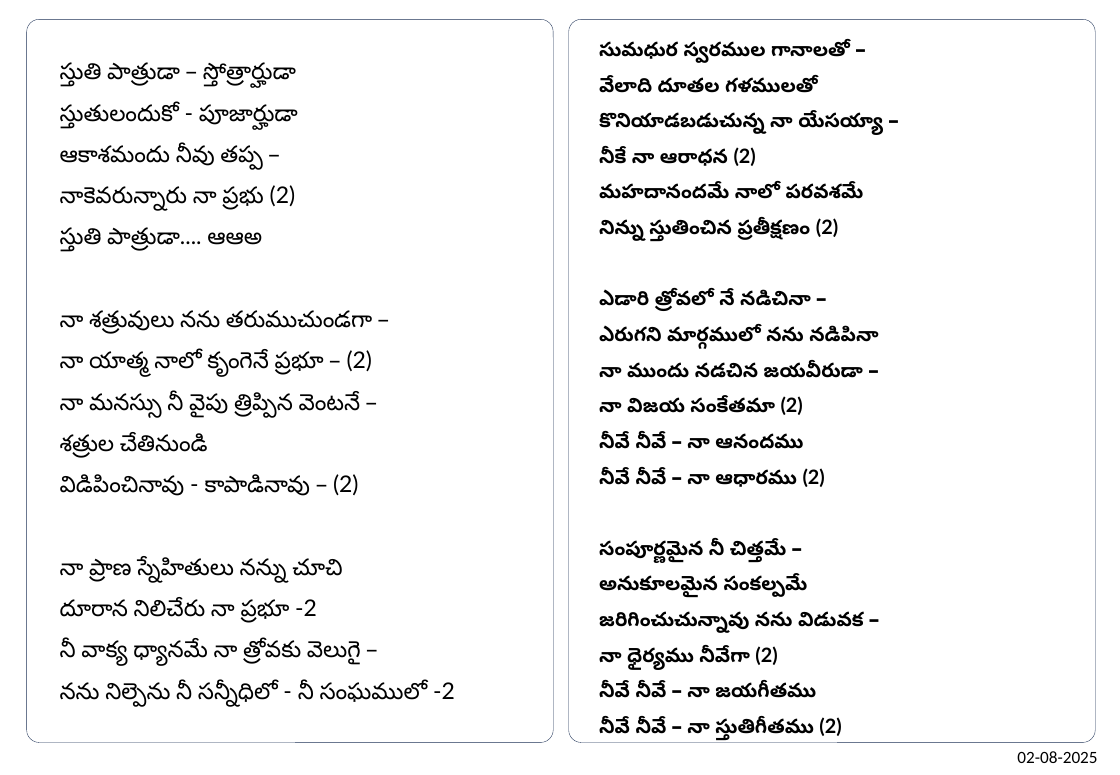
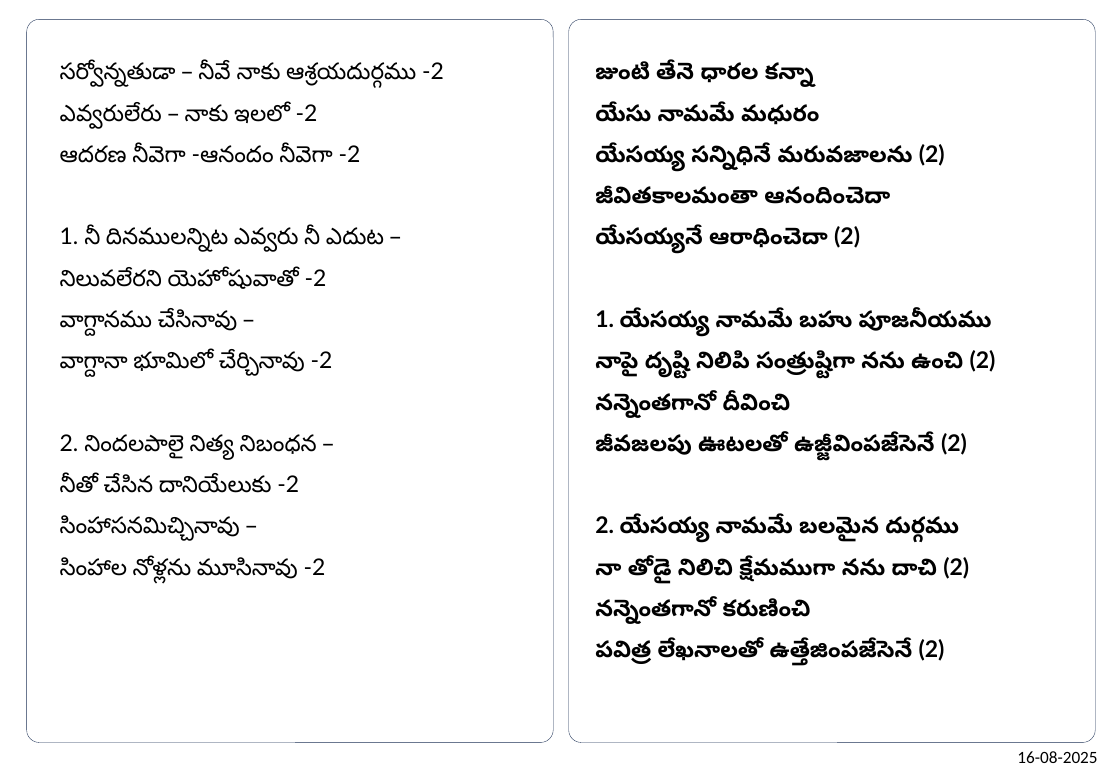
Before and after one commit to venu-webdev/songsDb, a slide deck: slide 2 of songsTemplate.pptx. Drawn at 1120x775 pixels with LibreOffice and Linux fonts; fonts in the diff are those of the drawing. Boxes give left, top, right and bottom in pixels: in the first picture for what was removed or moved away, otherwise in the second. Text is boxed around its words. In the diff, an @@ line names an element or a change of style, - is before the commit and + after.

```diff
--- a/songsTemplate.pptx
+++ b/songsTemplate.pptx
@@ text at <box>60,62,444,584</box>: text changed @@
-స్తుతి పాత్రుడా – స్తోత్రార్హుడా
-స్తుతులందుకో - పూజార్హుడా
-ఆకాశమందు నీవు తప్ప –
-నాకెవరున్నారు నా ప్రభు (2)
-స్తుతి పాత్రుడా.... ఆఆఅ
-నా శత్రువులు నను తరుముచుండగా –
-నా యాత్మ నాలో కృంగెనే ప్రభూ – (2)
-నా మనస్సు నీ వైపు త్రిప్పిన వెంటనే –
-శత్రుల చేతినుండి
-విడిపించినావు - కాపాడినావు – (2)
-నా ప్రాణ స్నేహితులు నన్ను చూచి
-దూరాన నిలిచేరు నా ప్రభూ -2
-నీ వాక్య ధ్యానమే నా త్రోవకు వెలుగై –
-నను నిల్పెను నీ సన్నీధిలో - నీ సంఘములో -2
+సర్వోన్నతుడా – నీవే నాకు ఆశ్రయదుర్గము -2
+ఎవ్వరులేరు – నాకు ఇలలో -2
+ఆదరణ నీవెగా -ఆనందం నీవెగా -2
+1. నీ దినములన్నిట ఎవ్వరు నీ ఎదుట –
+నిలువలేరని యెహోషువాతో -2
+వాగ్దానము చేసినావు –
+వాగ్దానా భూమిలో చేర్చినావు -2
+2. నిందలపాలై నిత్య నిబంధన –
+నీతో చేసిన దానియేలుకు -2
+సింహాసనమిచ్చినావు –
+సింహాల నోళ్లను మూసినావు -2
@@ text at <box>595,63,996,666</box>: text changed; size 13.8 to 16 pt @@
-సుమధుర స్వరముల గానాలతో –
-వేలాది దూతల గళములతో
-కొనియాడబడుచున్న నా యేసయ్యా –
-నీకే నా ఆరాధన (2)
-మహదానందమే నాలో పరవశమే
-నిన్ను స్తుతించిన ప్రతీక్షణం (2)
-ఎడారి త్రోవలో నే నడిచినా –
-ఎరుగని మార్గములో నను నడిపినా
-నా ముందు నడచిన జయవీరుడా –
-నా విజయ సంకేతమా (2)
-నీవే నీవే – నా ఆనందము
-నీవే నీవే – నా ఆధారము (2)
-సంపూర్ణమైన నీ చిత్తమే –
-అనుకూలమైన సంకల్పమే
-జరిగించుచున్నావు నను విడువక –
-నా ధైర్యము నీవేగా (2)
-నీవే నీవే – నా జయగీతము
-నీవే నీవే – నా స్తుతిగీతము (2)
+జుంటి తేనె ధారల కన్నా
+యేసు నామమే మధురం
+యేసయ్య సన్నిధినే మరువజాలను (2)
+జీవితకాలమంతా ఆనందించెదా
+యేసయ్యనే ఆరాధించెదా (2)
+1. యేసయ్య నామమే బహు పూజనీయము
+నాపై దృష్టి నిలిపి సంత్రుష్టిగా నను ఉంచి (2)
+నన్నెంతగానో దీవించి
+జీవజలపు ఊటలతో ఉజ్జీవింపజేసెనే (2)
+2. యేసయ్య నామమే బలమైన దుర్గము
+నా తోడై నిలిచి క్షేమముగా నను దాచి (2)
+నన్నెంతగానో కరుణించి
+పవిత్ర లేఖనాలతో ఉత్తేజింపజేసెనే (2)
@@ text at <box>1017,751,1097,763</box>: text changed @@
-02-08-2025
+16-08-2025
```
Also in this commit, not shown: 1 other slide changed, 4 other files.
